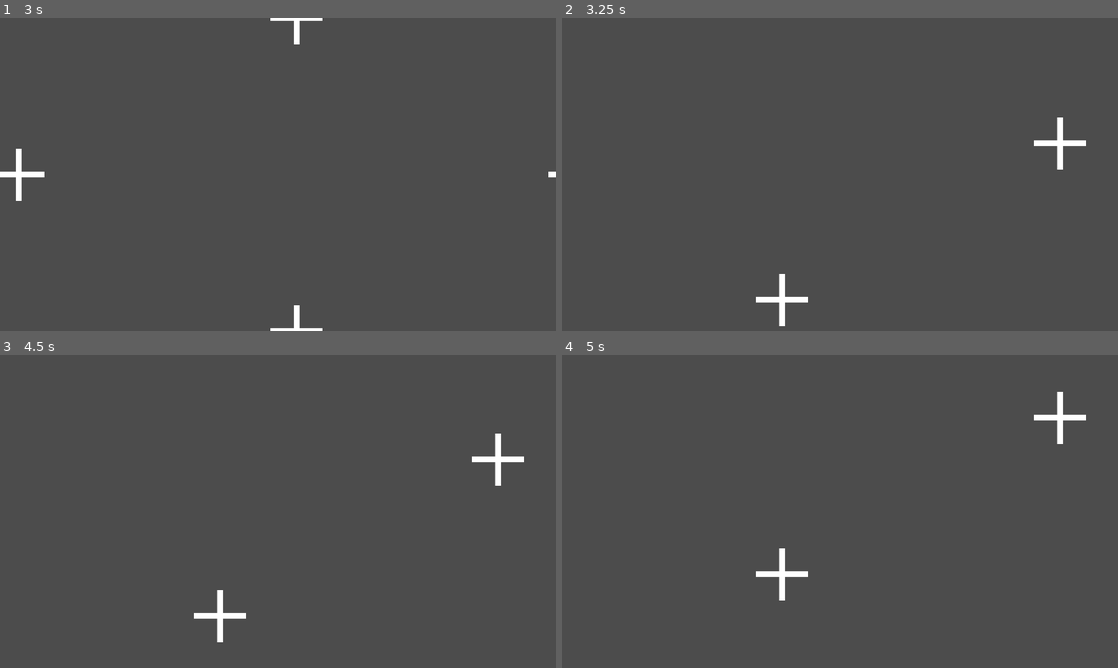
Above: before the commit, frames 1-4 (two rows, left to right).
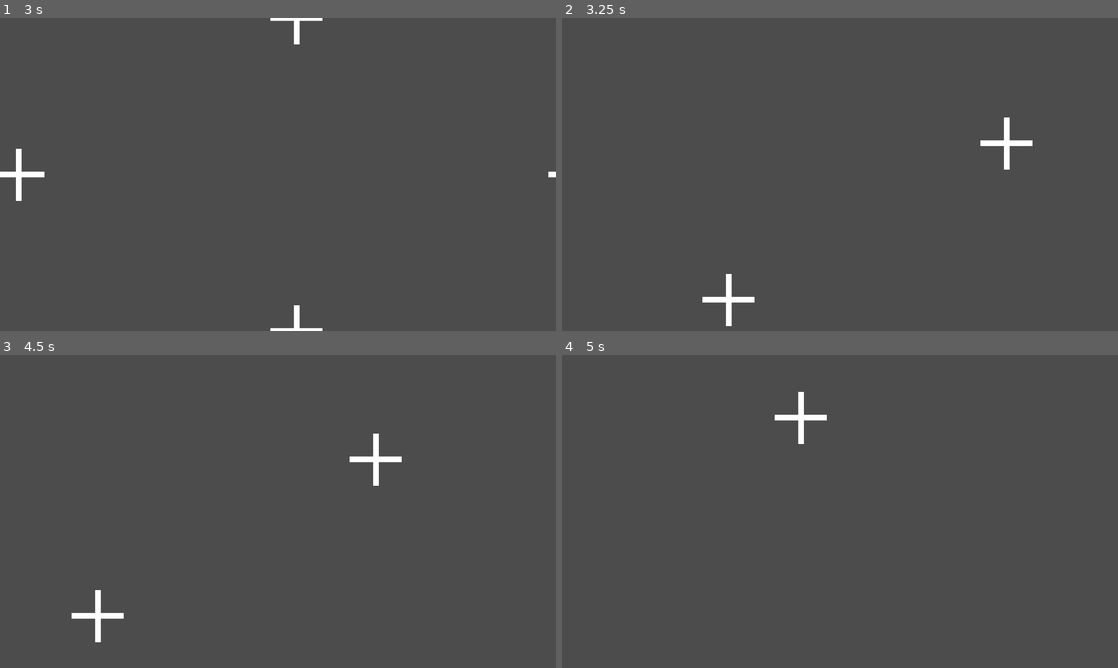
Above: after the commit, the same moments.

Repository: williambcosta/godot-touch-camera-2d
Game: Godot game, scene res://CameraTest.tscn
Same seed, same stepped clock (60 frames per second), same inputs: the game is played once before the commit and once after it.
Inputs (mouse positions are in pixels of both pictures, inside the frame that each line leads up to):
- Up to frame 1 (3 s): tap Enter at 0.5, 2 s; move the mouse to (250, 237) at 0.52 s; click (250, 237) at 0.67 s; tap Space at 1.25, 2.75 s; drag from (444, 221) to (250, 237) at 1.27 s; move the mouse to (111, 127) at 2.02 s; click (111, 127) at 2.17 s; drag from (305, 174) to (111, 127) at 2.77 s
- Up to frame 2 (3.25 s): no input
- Up to frame 3 (4.5 s): tap Enter at 3.5 s; move the mouse to (194, 433) at 3.52 s; click (194, 433) at 3.67 s; tap Space at 4.25 s; drag from (400, 495) to (194, 433) at 4.27 s
- Up to frame 4 (5 s): no input

Frame 1 is identical in both runs. In frame 2, 1.3% of the frame differs, in the area x 25-95%, y 31-99%; in frame 3, 1.3%; in frame 4, 1.0%.

Commit message:
Updated camera script
Implementation of zoom in a specific point on both mouse and touch events

Diff:
--- a/CameraTest.tscn
+++ b/CameraTest.tscn
@@ -8,7 +8,11 @@
 [node name="Marks" type="Node" parent="."]
 
 [node name="TopLeftLimit" type="Sprite" parent="Marks"]
-position = Vector2( -100, -100 )
+position = Vector2( -1000, -1000 )
+texture = ExtResource( 1 )
+
+[node name="TopRightLimit" type="Sprite" parent="Marks"]
+position = Vector2( 2920, -1000 )
 texture = ExtResource( 1 )
 
 [node name="TopLeft" type="Sprite" parent="Marks"]
@@ -20,10 +24,6 @@
 
 [node name="TopRight" type="Sprite" parent="Marks"]
 position = Vector2( 1920, 0 )
-texture = ExtResource( 1 )
-
-[node name="TopRightLimit" type="Sprite" parent="Marks"]
-position = Vector2( 2020, -100 )
 texture = ExtResource( 1 )
 
 [node name="QuarterLeftTop" type="Sprite" parent="Marks"]
@@ -54,10 +54,6 @@
 position = Vector2( 1440, 810 )
 texture = ExtResource( 1 )
 
-[node name="BottomLeftLimit" type="Sprite" parent="Marks"]
-position = Vector2( -100, 1180 )
-texture = ExtResource( 1 )
-
 [node name="BottomLeft" type="Sprite" parent="Marks"]
 position = Vector2( 0, 1080 )
 texture = ExtResource( 1 )
@@ -70,15 +66,19 @@
 position = Vector2( 1920, 1080 )
 texture = ExtResource( 1 )
 
+[node name="BottomLeftLimit" type="Sprite" parent="Marks"]
+position = Vector2( -1000, 1980 )
+texture = ExtResource( 1 )
+
 [node name="BottomRightLimit" type="Sprite" parent="Marks"]
-position = Vector2( 2020, 1180 )
+position = Vector2( 2920, 1980 )
 texture = ExtResource( 1 )
 
 [node name="TouchCamera2D" type="Camera2D" parent="."]
 position = Vector2( 960, 540 )
 current = true
-limit_left = -100
-limit_top = -100
-limit_right = 2020
-limit_bottom = 1180
+limit_left = -1000
+limit_top = -1000
+limit_right = 2820
+limit_bottom = 1980
 script = ExtResource( 2 )
--- a/TouchCamera2D.gd
+++ b/TouchCamera2D.gd
@@ -13,6 +13,10 @@
 
 # How much the zoom will be incremented/decremented when the action happens
 export var zoom_increment: float = 0.05
+
+# If set true, the camera's position will be relative to a specific point
+# when zooming (the mouse cursor or the middle point between the fingers)
+export var zoom_at_point: bool = true
 
 # If true the camera can be moved while zooming
 # Relevant only for pinch to zoom actions
@@ -121,6 +125,7 @@
 
 			# Calculates the distance between them
 			var pinch_distance: float = p1.distance_to(p2)
+
 			# If the absolute difference between the last and the
 			# current pinch distance is greater than the zoom sensitivity
 			if abs(pinch_distance - last_pinch_distance) > zoom_sensitivity:
@@ -135,11 +140,19 @@
 				else:
 					new_zoom = (zoom.x - zoom_increment)
 
-				# Updates the camera's zoom
-				set_zoom(new_zoom * Vector2.ONE)
+				# If zoom at point is true
+				if zoom_at_point:
+					# Updates the camera's zoom and position
+					# to keep the focused point at screen
+					# In case of pinch to zoom, the focus will be the
+					# average point between the fingers
+					zoom_at(new_zoom * Vector2.ONE, (p1 + p2) / 2)
+				else:
+					# Otherwise, just updates de camera's zoom
+					set_zoom(new_zoom * Vector2.ONE)
 
 				# Stores the current pinch_distance as the last for
-				# future verification
+				# future use
 				last_pinch_distance = pinch_distance
 
 	# If the mouse events is set to be handled
@@ -148,16 +161,21 @@
 			var zoom_diff := Vector2(mouse_zoom_increment, mouse_zoom_increment)
 			# Wheel up = zoom-in
 			if event.get_button_index() == BUTTON_WHEEL_UP:
-				set_zoom(zoom - zoom_diff)
+				if zoom_at_point:
+					zoom_at(zoom - zoom_diff, event.position)
+				else:
+					set_zoom(zoom - zoom_diff)
 
 			# Wheel down = zoom-out
 			if event.get_button_index() == BUTTON_WHEEL_DOWN:
-				set_zoom(zoom + zoom_diff)
+				if zoom_at_point:
+					zoom_at(zoom + zoom_diff, event.position)
+				else:
+					set_zoom(zoom + zoom_diff)
 
 
 # Updates the reference vp_size properly when the viewport change size
 func _on_viewport_size_changed() -> void:
-	print(get_viewport().get_size_override())
 	# If the stretch mode is set to disabled or viewport, the size override will
 	# always be (0, 0). And if that's the case, the vp_size will be the
 	# viewport size
@@ -173,6 +191,26 @@
 func set_zoom(new_zoom: Vector2) -> void:
 	new_zoom.x = clamp(new_zoom.x, min_zoom, max_zoom)
 	zoom = Vector2.ONE * new_zoom.x
+
+
+# Sets the zoom and positions the camera to keep the focused point at screen
+func zoom_at(new_zoom: Vector2, point: Vector2) -> void:
+	if new_zoom.x > min_zoom and new_zoom.x < max_zoom:
+
+		# If the camera's anchor is set to center
+		if anchor_mode == ANCHOR_MODE_DRAG_CENTER:
+			# Updates the point value to be relative to the center of the screen
+			point -= vp_size/2
+
+		# Holds the difference between the updated and the current zoom
+		var zoom_diff: Vector2
+		zoom_diff = new_zoom - zoom
+
+		# Sets the camera's position to keep the focus point on screen
+		set_position(position - (point * zoom_diff).floor())
+
+		# Sets the new zoom
+		set_zoom(new_zoom)
 
 
 # Sets the camera's position making sure it stays between the scroll limits
